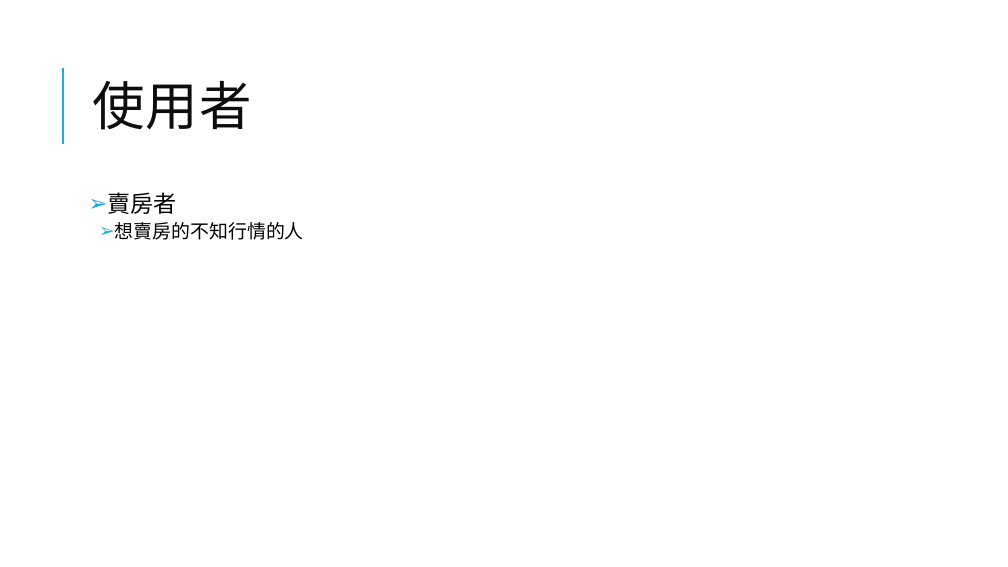
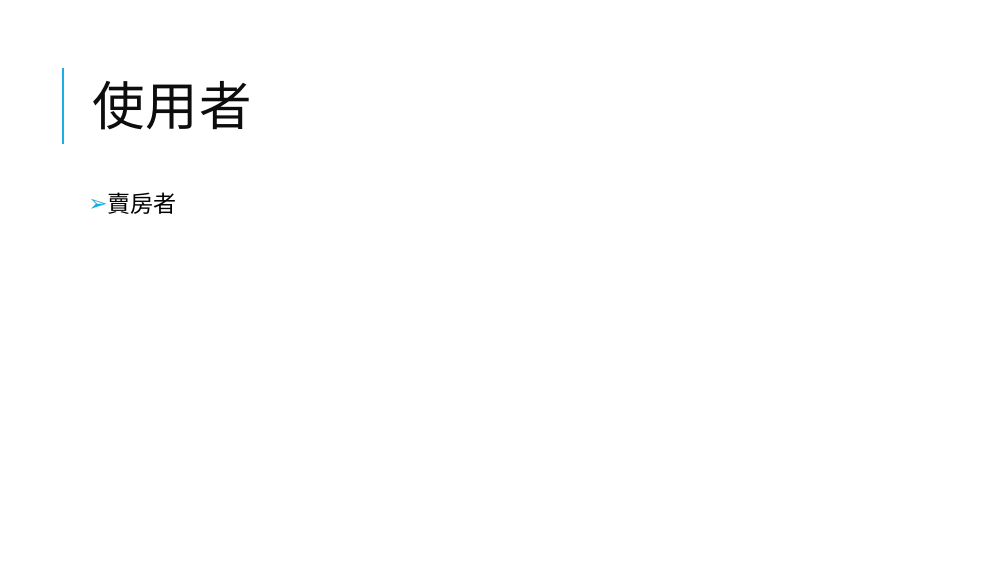
Before and after one commit to Pigfish/project, a slide deck: slide 4 of 房價預測-第二組.pptx. Drawn at 1008x567 pixels with LibreOffice and Linux fonts; fonts in the diff are those of the drawing. Boxes give left, top, right and bottom in pixels: in the first picture for what was removed or moved away, otherwise in the second. Text is boxed around its words. In the diff, an @@ line names an element or a change of style, - is before the commit and + after.

```diff
--- a/房價預測-第二組.pptx
+++ b/房價預測-第二組.pptx
@@ text at (115, 222, 304, 240): paragraph removed @@
-  ➢ 想賣房的不知行情的人
```
Also in this commit, not shown: 3 other slides changed, 1 slide added.
